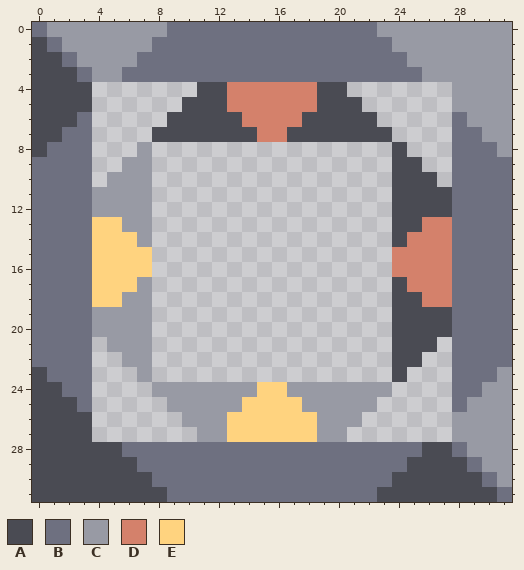
Two states of a pixel-art sprite, sprites/blocks/logic/light-inverted-filter-base.png. Above: the version before the commit.
The file is 32x32 pixels.
Palette (. is transparent): A #4a4b53  B #6e7080  C #989aa4  D #d4816b  E #ffd37f
Pixels before, first column x 0:
 0 BCCCCCCCCBBBBBBBBBBBBBBCCCCCCCCC
 1 ABCCCCCCBBBBBBBBBBBBBBBBCCCCCCCC
 2 AABCCCCBBBBBBBBBBBBBBBBBBCCCCCCC
 3 AAABCCBBBBBBBBBBBBBBBBBBBBCCCCCC
 4 AAAA.......AADDDDDDAA.......CCCC
 5 AAAA......AAADDDDDDAAA......CCCC
 6 AAAB.....AAAAADDDDAAAAA.....BCCC
 7 AABB....AAAAAAADDAAAAAAA....BBCC
 8 ABBB...C................A...BBBC
 9 BBBB..CC................AA..BBBB
10 BBBB.CCC................AAA.BBBB
11 BBBBCCCC................AAAABBBB
12 BBBBCCCC................AAAABBBB
13 BBBBEECC................AADDBBBB
14 BBBBEEEC................ADDDBBBB
15 BBBBEEEE................DDDDBBBB
16 BBBBEEEE................DDDDBBBB
17 BBBBEEEC................ADDDBBBB
18 BBBBEECC................AADDBBBB
19 BBBBCCCC................AAAABBBB
20 BBBBCCCC................AAAABBBB
21 BBBB.CCC................AAA.BBBB
22 BBBB..CC................AA..BBBB
23 ABBB...C................A...BBBC
24 AABB....CCCCCCCEECCCCCCC....BBCC
25 AAAB.....CCCCCEEEECCCCC.....BCCC
26 AAAA......CCCEEEEEECCC......CCCC
27 AAAA.......CCEEEEEECC.......CCCC
28 AAAAAABBBBBBBBBBBBBBBBBBBBAABCCC
29 AAAAAAABBBBBBBBBBBBBBBBBBAAAABCC
30 AAAAAAAABBBBBBBBBBBBBBBBAAAAAABC
31 AAAAAAAAABBBBBBBBBBBBBBAAAAAAAAB
And afterwards:
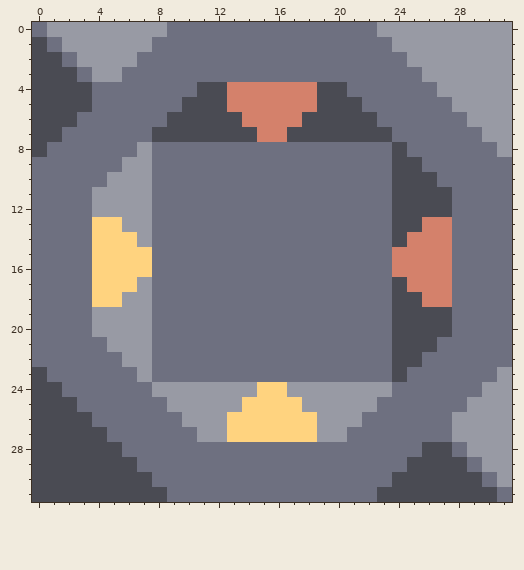
Changes in this commit:
y 4: x 4..10 ....... -> BBBBBBB; x 21..27 ....... -> BBBBBBC
y 5: x 4..9 ...... -> BBBBBB; x 22..27 ...... -> BBBBBB
y 6: x 4..8 ..... -> BBBBB; x 23..27 ..... -> BBBBB
y 7: x 4..7 .... -> BBBB; x 24..27 .... -> BBBB
y 8: x 4..6 ... -> BBB; x 8..23 ................ -> BBBBBBBBBBBBBBBB; x 25..27 ... -> BBB
y 9: x 4..5 .. -> BB; x 8..23 ................ -> BBBBBBBBBBBBBBBB; x 26..27 .. -> BB
y 10: x 4 . -> B; x 8..23 ................ -> BBBBBBBBBBBBBBBB; x 27 . -> B
y 11..20: x 8..23 ................ -> BBBBBBBBBBBBBBBB
y 21: x 4 . -> B; x 8..23 ................ -> BBBBBBBBBBBBBBBB; x 27 . -> B
y 22: x 4..5 .. -> BB; x 8..23 ................ -> BBBBBBBBBBBBBBBB; x 26..27 .. -> BB
y 23: x 4..6 ... -> BBB; x 8..23 ................ -> BBBBBBBBBBBBBBBB; x 25..27 ... -> BBB
y 24: x 4..7 .... -> BBBB; x 24..27 .... -> BBBB
y 25: x 4..8 ..... -> BBBBB; x 23..27 ..... -> BBBBB
y 26: x 4..9 ...... -> BBBBBB; x 22..27 ...... -> BBBBBB
y 27: x 4..10 ....... -> ABBBBBB; x 21..27 ....... -> BBBBBBB
